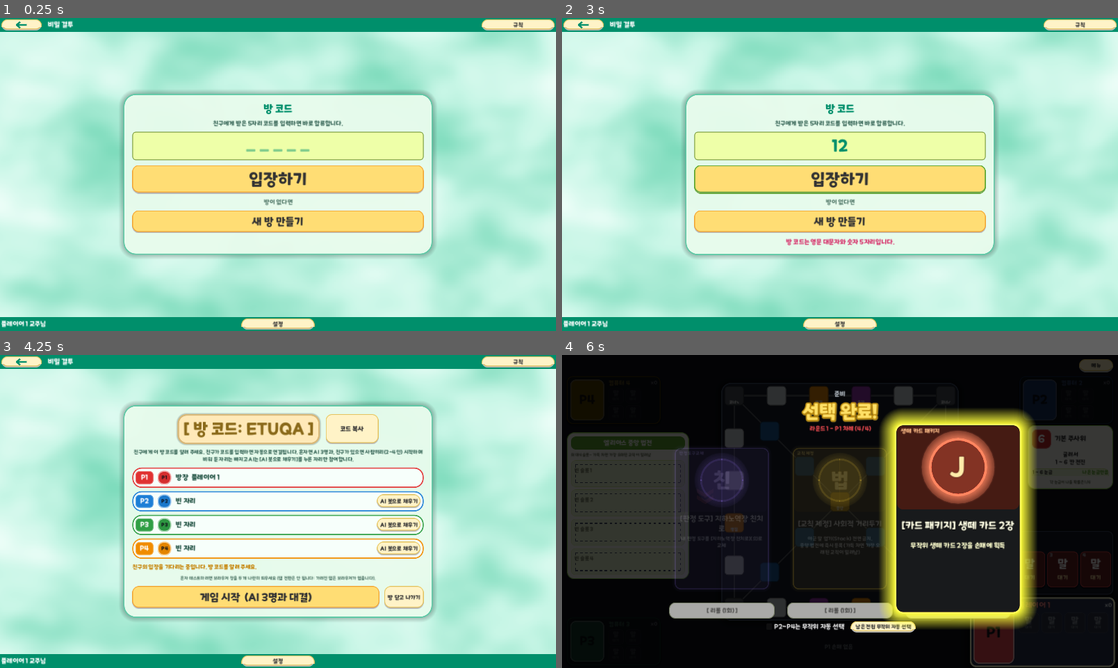
Above: before the commit, frames 1-4 (two rows, left to right).
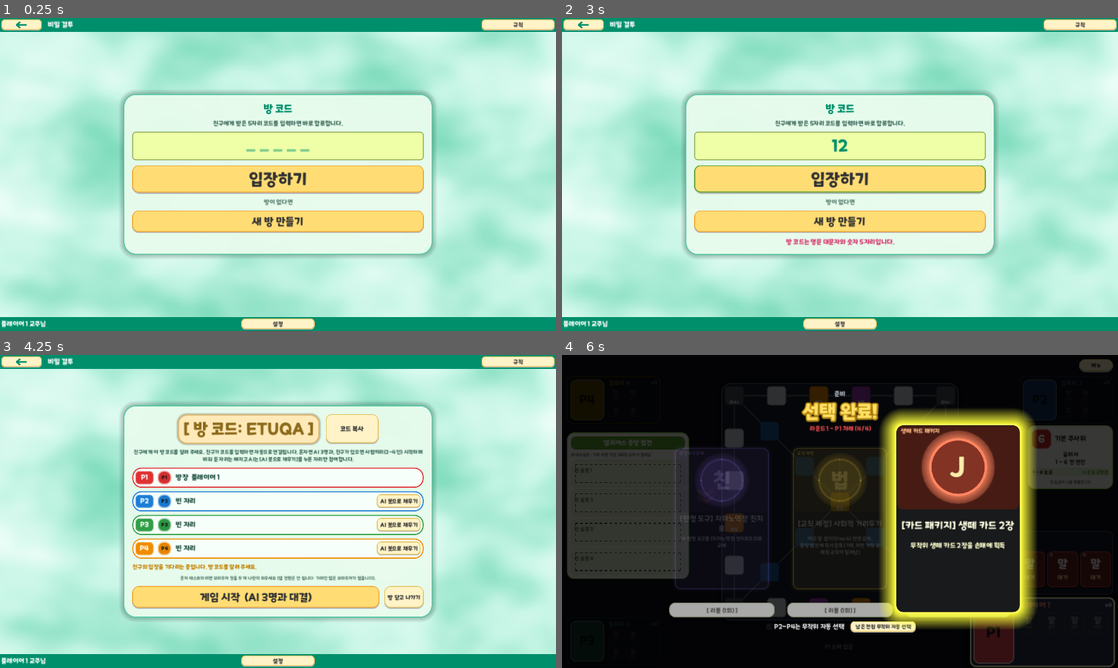
Above: after the commit, the same moments.

Repository: mayjohn66-cmd/TRG
Game: Godot game, scene res://scenes/lobby.tscn
Two runs of this game, one before a commit and one after it. Both use one fixed random seed, a clock stepped at 60 frames per second and the inputs below. This scene is started directly instead of the project's main scene.
Inputs (mouse positions are in pixels of both pictures, inside the frame that each line leads up to):
- Up to frame 1 (0.25 s): no input
- Up to frame 2 (3 s): click (840, 146) at 0.52 s; type "12" at 0.6 s; click "규칙" at 1.25 s; click "설정" at 2 s; click "입장하기" at 2.75 s
- Up to frame 3 (4.25 s): click "새 방 만들기" at 3.5 s
- Up to frame 4 (6 s): click "게임 시작 (AI 3명과 대결)" at 4.25 s; click "메뉴" at 5 s; click "말" at 5.75 s

The runs differ from the first frame. In frame 1, 0.2% of the frame differs, in the area x 0-100%, y 0-100%; in frame 2, 0.6%; in frame 3, 0.4%; in frame 4, 0.4%.

Commit message:
fix(ui): keep compact button borders and focus rings continuous

Diff:
--- a/assets/ui/trickcal/skin_spec.json
+++ b/assets/ui/trickcal/skin_spec.json
@@ -1,6 +1,7 @@
 {
-  "version": "0.1",
+  "version": "0.2",
   "scale_render": 4,
+  "compact_below_height": 40,
   "assets": {
     "panel": {
       "size": [
@@ -11,7 +12,8 @@
       "fill": "#F9F9F3",
       "edge": "#89CD4C",
       "radius": 18,
-      "shadow": false
+      "shadow": false,
+      "bottom_inset": 0
     },
     "inset": {
       "size": [
@@ -22,7 +24,8 @@
       "fill": "#E9F5CF",
       "edge": "#CDE793",
       "radius": 12,
-      "shadow": false
+      "shadow": false,
+      "bottom_inset": 0
     },
     "inset_active": {
       "size": [
@@ -33,7 +36,8 @@
       "fill": "#E9F5CF",
       "edge": "#5DA530",
       "radius": 12,
-      "shadow": false
+      "shadow": false,
+      "bottom_inset": 0
     },
     "inset_flash": {
       "size": [
@@ -44,7 +48,8 @@
       "fill": "#FFF3C7",
       "edge": "#E3C360",
       "radius": 12,
-      "shadow": false
+      "shadow": false,
+      "bottom_inset": 0
     },
     "header": {
       "size": [
@@ -55,7 +60,8 @@
       "fill": "#5DA530",
       "edge": "#5DA530",
       "radius": 12,
-      "shadow": false
+      "shadow": false,
+      "bottom_inset": 0
     },
     "cancel_normal": {
       "size": [
@@ -66,7 +72,8 @@
       "fill": "#FFF3C7",
       "edge": "#E3C360",
       "radius": 16,
-      "shadow": true
+      "shadow": true,
+      "bottom_inset": 3
     },
     "cancel_hover": {
       "size": [
@@ -77,7 +84,8 @@
       "fill": "#FFF3C7",
       "edge": "#5DA530",
       "radius": 16,
-      "shadow": true
+      "shadow": true,
+      "bottom_inset": 3
     },
     "cancel_pressed": {
       "size": [
@@ -88,7 +96,8 @@
       "fill": "#FFF3C7",
       "edge": "#E3C360",
       "radius": 16,
-      "shadow": false
+      "shadow": false,
+      "bottom_inset": 3
     },
     "action_normal": {
       "size": [
@@ -99,7 +108,8 @@
       "fill": "#FFDD74",
       "edge": "#F1A330",
       "radius": 16,
-      "shadow": true
+      "shadow": true,
+      "bottom_inset": 3
     },
     "action_hover": {
       "size": [
@@ -110,7 +120,8 @@
       "fill": "#FFDD74",
       "edge": "#5DA530",
       "radius": 16,
-      "shadow": true
+      "shadow": true,
+      "bottom_inset": 3
     },
     "action_pressed": {
       "size": [
@@ -121,7 +132,8 @@
       "fill": "#FFDD74",
       "edge": "#F1A330",
       "radius": 16,
-      "shadow": false
+      "shadow": false,
+      "bottom_inset": 3
     },
     "disabled": {
       "size": [
@@ -132,7 +144,8 @@
       "fill": "#A9A9A7",
       "edge": "#747C64",
       "radius": 16,
-      "shadow": false
+      "shadow": false,
+      "bottom_inset": 3
     },
     "focus": {
       "size": [
@@ -143,7 +156,104 @@
       "fill": null,
       "edge": "#5DA530",
       "radius": 16,
-      "shadow": false
+      "shadow": false,
+      "bottom_inset": 3
+    },
+    "compact_cancel_normal": {
+      "size": [
+        96,
+        32
+      ],
+      "slice": 14,
+      "fill": "#FFF3C7",
+      "edge": "#E3C360",
+      "radius": 10,
+      "shadow": true,
+      "bottom_inset": 2
+    },
+    "compact_cancel_hover": {
+      "size": [
+        96,
+        32
+      ],
+      "slice": 14,
+      "fill": "#FFF3C7",
+      "edge": "#5DA530",
+      "radius": 10,
+      "shadow": true,
+      "bottom_inset": 2
+    },
+    "compact_cancel_pressed": {
+      "size": [
+        96,
+        32
+      ],
+      "slice": 14,
+      "fill": "#FFF3C7",
+      "edge": "#E3C360",
+      "radius": 10,
+      "shadow": false,
+      "bottom_inset": 2
+    },
+    "compact_action_normal": {
+      "size": [
+        96,
+        32
+      ],
+      "slice": 14,
+      "fill": "#FFDD74",
+      "edge": "#F1A330",
+      "radius": 10,
+      "shadow": true,
+      "bottom_inset": 2
+    },
+    "compact_action_hover": {
+      "size": [
+        96,
+        32
+      ],
+      "slice": 14,
+      "fill": "#FFDD74",
+      "edge": "#5DA530",
+      "radius": 10,
+      "shadow": true,
+      "bottom_inset": 2
+    },
+    "compact_action_pressed": {
+      "size": [
+        96,
+        32
+      ],
+      "slice": 14,
+      "fill": "#FFDD74",
+      "edge": "#F1A330",
+      "radius": 10,
+      "shadow": false,
+      "bottom_inset": 2
+    },
+    "compact_disabled": {
+      "size": [
+        96,
+        32
+      ],
+      "slice": 14,
+      "fill": "#A9A9A7",
+      "edge": "#747C64",
+      "radius": 10,
+      "shadow": false,
+      "bottom_inset": 2
+    },
+    "compact_focus": {
+      "size": [
+        96,
+        32
+      ],
+      "slice": 14,
+      "fill": null,
+      "edge": "#5DA530",
+      "radius": 10,
+      "shadow": false,
+      "bottom_inset": 2
     }
   }
 }
--- a/scenes/ui_skin.gd
+++ b/scenes/ui_skin.gd
@@ -20,12 +20,35 @@
 	for state: String in ["normal", "hover", "pressed", "disabled", "focus"]:
 		var texture_name: String = state if state in ["disabled", "focus"] else prefix + "_" + state
 		var box: StyleBoxTexture = panel(texture_name, vertical)
+		box.set_meta("ui_button_texture", texture_name)
 		box.set_content_margin(SIDE_LEFT, horizontal)
 		box.set_content_margin(SIDE_RIGHT, horizontal)
 		item.add_theme_stylebox_override(state, box)
 	for key: String in ["font_color", "font_hover_color", "font_pressed_color", "font_focus_color"]:
 		item.add_theme_color_override(key, INK)
 	item.add_theme_color_override("font_disabled_color", Color("4d4d4c"))
+	var fit_callback: Callable = _fit_button.bind(item)
+	if not item.resized.is_connected(fit_callback):
+		item.resized.connect(fit_callback)
+	_fit_button(item)
+
+## Short controls need smaller corners; the focus ring shares the face's
+## bottom inset instead of tracing the outside edge of the shadow.
+static func _fit_button(item: Button) -> void:
+	var normal: StyleBox = item.get_theme_stylebox("normal")
+	if not normal.has_meta("ui_button_texture"):
+		return # A specialized skin, e.g. the circular roll button, took over.
+	var compact: bool = item.size.y > 0.0 and item.size.y < 40.0
+	for state: String in ["normal", "hover", "pressed", "disabled", "focus"]:
+		var box: StyleBox = item.get_theme_stylebox(state)
+		if not box is StyleBoxTexture or not box.has_meta("ui_button_texture"):
+			continue
+		var image_box := box as StyleBoxTexture
+		var asset: String = str(box.get_meta("ui_button_texture"))
+		var target: String = PATH + ("compact_" if compact else "") + asset + ".png"
+		if image_box.texture.resource_path != target:
+			image_box.texture = load(target) as Texture2D
+			image_box.set_texture_margin_all(14.0 if compact else 20.0)
 
 static func title(label: Label) -> void:
 	label.add_theme_color_override("font_color", Color.WHITE)
Binary file changed: assets/ui/trickcal/action_pressed.png
Binary file changed: assets/ui/trickcal/cancel_pressed.png
Binary file added: assets/ui/trickcal/compact_action_hover.png
Not shown, added: assets/ui/trickcal/compact_action_hover.png.import
Binary file added: assets/ui/trickcal/compact_action_normal.png
Not shown, added: assets/ui/trickcal/compact_action_normal.png.import
Binary file added: assets/ui/trickcal/compact_action_pressed.png
Not shown, added: assets/ui/trickcal/compact_action_pressed.png.import
Binary file added: assets/ui/trickcal/compact_cancel_hover.png
Not shown, added: assets/ui/trickcal/compact_cancel_hover.png.import
Binary file added: assets/ui/trickcal/compact_cancel_normal.png
Not shown, added: assets/ui/trickcal/compact_cancel_normal.png.import
(and 11 more such lines)
